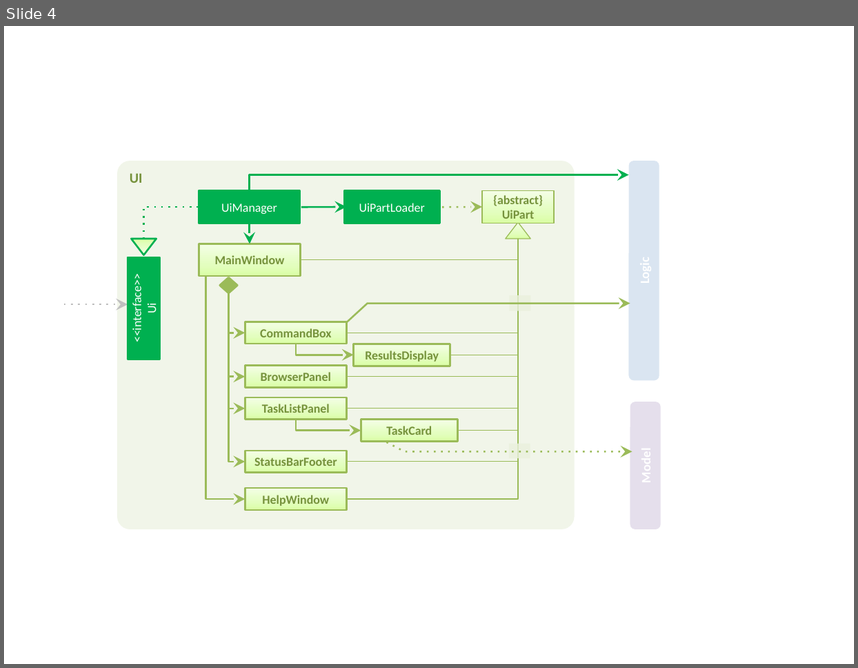
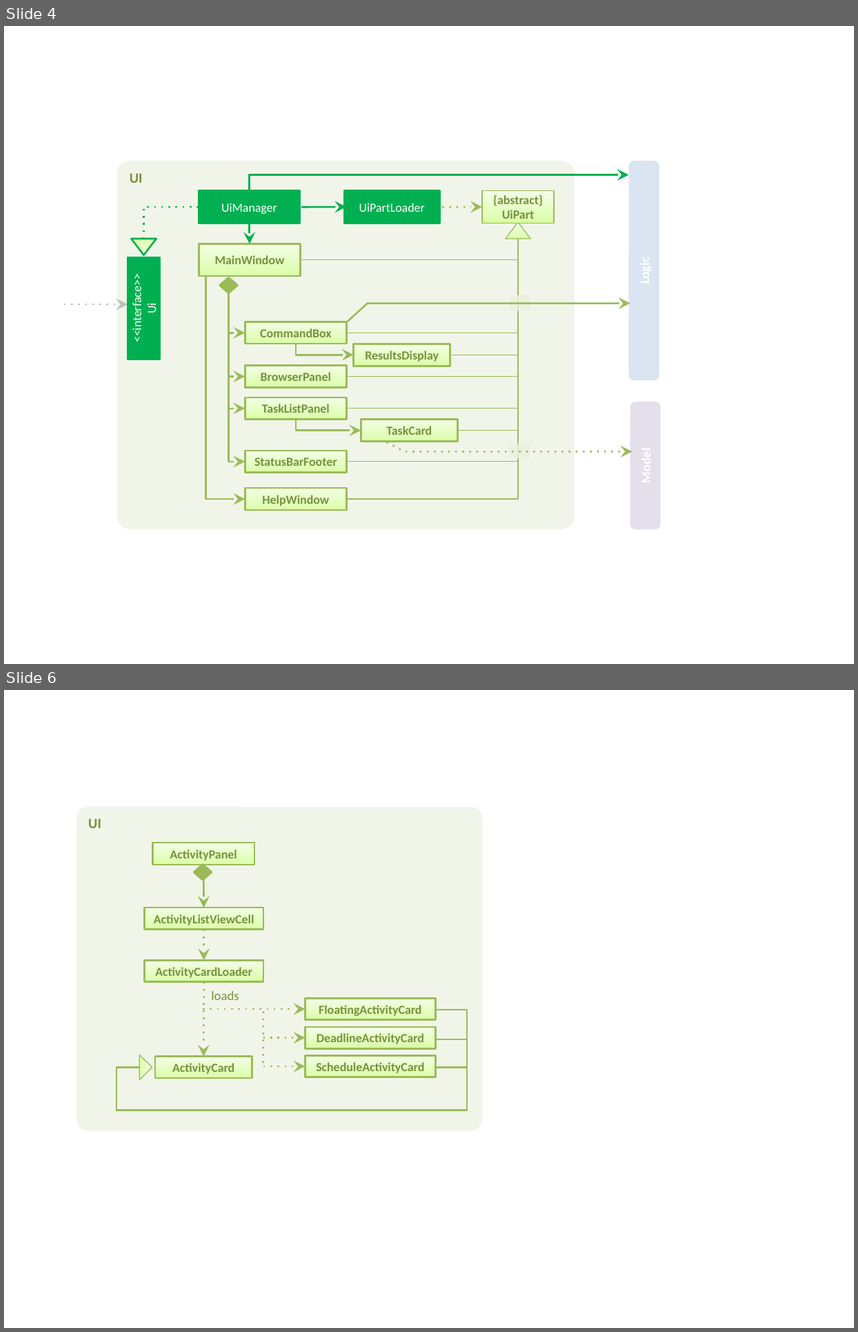
Before and after one commit to CS2103AUG2016-W10-C1/addressbook-level4, a slide deck: docs/diagrams/Diagrams.pptx. Shown one above the other, each under a label of ours: slide 4 before the commit, slides 4 and 6 after it; the slides between them are not shown. The pictures are 858x668 and 858x1332 pixels, drawn with LibreOffice and Linux fonts; fonts in the diff are those of the drawing. Boxes give left, top, right and bottom in pixels: in the first picture for what was removed or moved away, otherwise in the second. Text is boxed around its words. In the diff, an @@ line names an element or a change of style, - is before the commit and + after.

```diff
--- a/docs/diagrams/Diagrams.pptx
+++ b/docs/diagrams/Diagrams.pptx
@@ slide 6 added at (4, 690, 854, 1328), background #FFFFFF @@
@@ rounded rectangle added at (76, 807, 481, 1130), fill #F1F5E9, 12 pt, text #76923C, bold @@
+UI
@@ rectangle added at (153, 842, 254, 865), fill gradient #DAFEA4 to #E3FEBF to #F4FEE6, outline #9BBB59 1.5 pt, 10.5 pt, text #76923C, bold @@
+ActivityPanel
@@ diamond added at (194, 865, 212, 880), fill #9BBB59, outline #9BBB59 2 pt @@
@@ arrow added from (204, 880) to (204, 907), #98B955 1.5 pt @@
@@ rectangle added at (144, 907, 263, 929), fill gradient #DAFEA4 to #E3FEBF to #F4FEE6, outline #9BBB59 1.5 pt, 10.5 pt, text #76923C, bold @@
+ActivityListViewCell
@@ arrow added from (204, 929) to (204, 960), #9BBB59 1.5 pt dashed @@
@@ rectangle added at (144, 960, 263, 983), fill gradient #DAFEA4 to #E3FEBF to #F4FEE6, outline #9BBB59 1.5 pt, 10.5 pt, text #76923C, bold @@
+ActivityCardLoader
@@ arrow added from (204, 982) to (204, 1056), #9BBB59 1.5 pt dashed @@
@@ text added at (211, 991, 239, 1000), 11 pt, text #77933C @@
+loads
@@ rectangle added at (305, 998, 435, 1020), fill gradient #DAFEA4 to #E3FEBF to #F4FEE6, outline #9BBB59 1.5 pt, 10.5 pt, text #76923C, bold @@
+FloatingActivityCard
@@ freeform shape added at (116, 1009, 466, 1110), outline #9BBB59 1.5 pt @@
@@ arrow added from (203, 1009) to (305, 1009), #9BBB59 1.5 pt dashed @@
@@ line added from (263, 1012) to (263, 1067), #9BBB59 1.5 pt dashed @@
@@ arrow added from (263, 1038) to (305, 1038), #9BBB59 1.5 pt dashed @@
@@ rectangle added at (305, 1027, 435, 1049), fill gradient #DAFEA4 to #E3FEBF to #F4FEE6, outline #9BBB59 1.5 pt, 10.5 pt, text #76923C, bold @@
+DeadlineActivityCard
@@ line added from (467, 1039) to (436, 1039), #9BBB59 1.5 pt @@
@@ triangle added at (140, 1054, 152, 1080), fill gradient #DAFEA4 to #E3FEBF to #F4FEE6, outline #9BBB59 0.75 pt @@
@@ rectangle added at (155, 1056, 252, 1078), fill gradient #DAFEA4 to #E3FEBF to #F4FEE6, outline #9BBB59 1.5 pt, 10.5 pt, text #76923C, bold @@
+ActivityCard
@@ rectangle added at (305, 1056, 435, 1078), fill gradient #DAFEA4 to #E3FEBF to #F4FEE6, outline #9BBB59 1.5 pt, 10.5 pt, text #76923C, bold @@
+ScheduleActivityCard
@@ arrow added from (263, 1066) to (305, 1066), #9BBB59 1.5 pt dashed @@
@@ line added from (467, 1067) to (436, 1067), #9BBB59 1.5 pt @@
```
Also in this commit, not shown: 5 slides changed, 1 other slide added, 7 other files.
